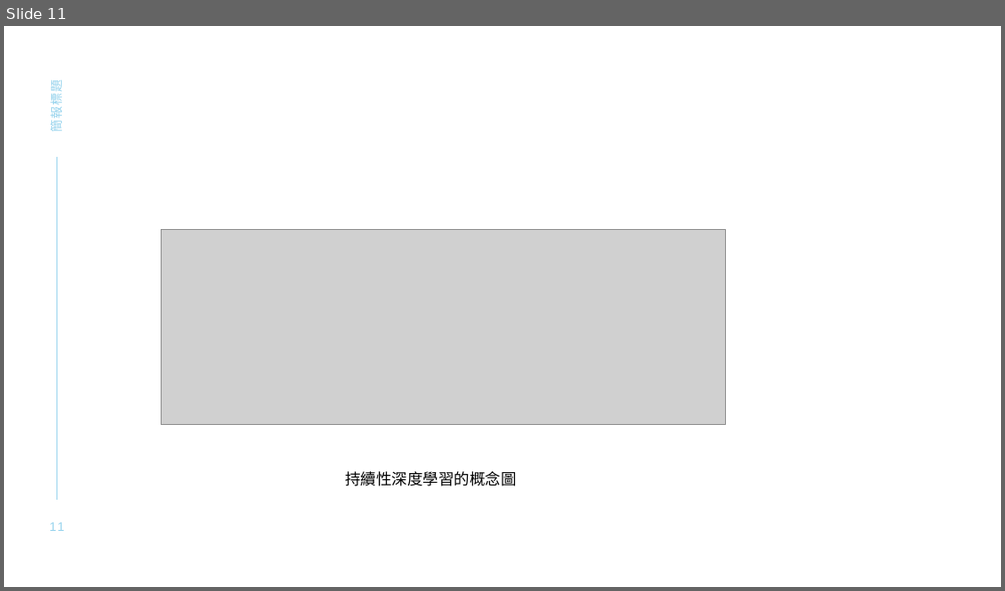
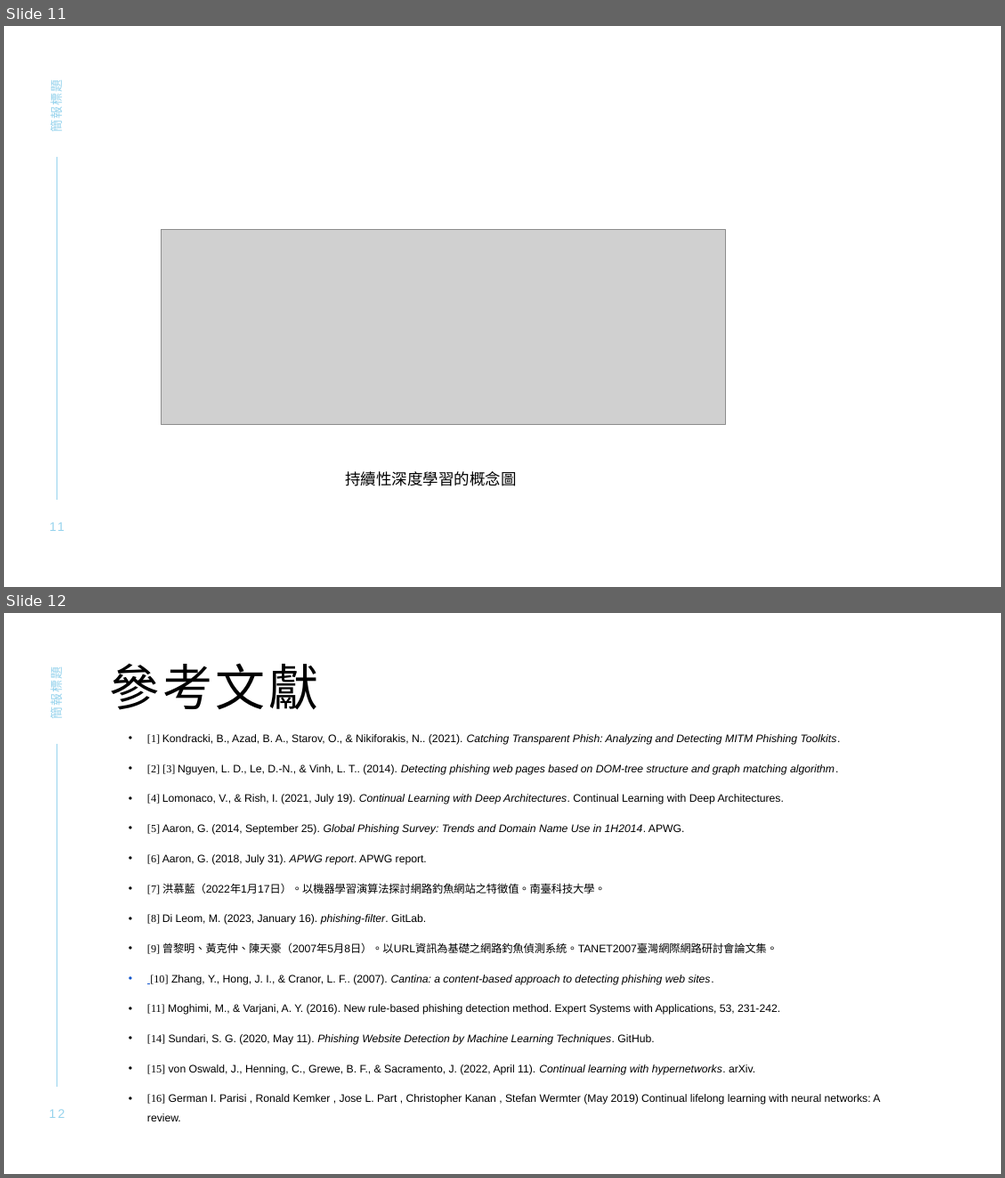
Before and after one commit to ascv0228/Democracy-and-law, a slide deck: 0609/final_report_u.pptx. Shown one above the other, each under a label of ours: slide 11 before the commit, slides 11 and 12 after it. The pictures are 1005x591 and 1005x1178 pixels, drawn with LibreOffice and Linux fonts; fonts in the diff are those of the drawing; grey boxes stand for pictures. Boxes give left, top, right and bottom in pixels: in the first picture for what was removed or moved away, otherwise in the second. Text is boxed around its words. In the diff, an @@ line names an element or a change of style, - is before the commit and + after.

```diff
--- a/0609/final_report_u.pptx
+++ b/0609/final_report_u.pptx
@@ slide 12 added at bbox=[4, 613, 1001, 1174], background #FFFFFF; not listed: 1 template element that a slide beside it also shows @@
@@ title added at bbox=[110, 663, 318, 710], 48 pt, text #000000 @@
+參考文獻
@@ text added at bbox=[47, 671, 65, 718], 12 pt, text #96D3ED @@
+簡報標題
@@ text added at bbox=[147, 734, 880, 1121], 10.5 pt, text #000000 @@
+• [1] Kondracki, B., Azad, B. A., Starov, O., & Nikiforakis, N.. (2021). Catching Transparent Phish: Analyzing and Detecting MITM Phishing Toolkits.
+• [2] [3] Nguyen, L. D., Le, D.-N., & Vinh, L. T.. (2014). Detecting phishing web pages based on DOM-tree structure and graph matching algorithm.
+• [4] Lomonaco, V., & Rish, I. (2021, July 19). Continual Learning with Deep Architectures. Continual Learning with Deep Architectures.
+• [5] Aaron, G. (2014, September 25). Global Phishing Survey: Trends and Domain Name Use in 1H2014. APWG.
+• [6] Aaron, G. (2018, July 31). APWG report. APWG report.
+• [7] 洪慕藍（2022年1月17日）。以機器學習演算法探討網路釣魚網站之特徵值。南臺科技大學。
+• [8] Di Leom, M. (2023, January 16). phishing-filter. GitLab.
+• [9] 曾黎明、黃克仲、陳天豪（2007年5月8日）。以URL資訊為基礎之網路釣魚偵測系統。TANET2007臺灣網際網路研討會論文集。
+• [10] Zhang, Y., Hong, J. I., & Cranor, L. F.. (2007). Cantina: a content-based approach to detecting phishing web sites.
+• [11] Moghimi, M., & Varjani, A. Y. (2016). New rule-based phishing detection method. Expert Systems with Applications, 53, 231-242.
+• [14] Sundari, S. G. (2020, May 11). Phishing Website Detection by Machine Learning Techniques. GitHub.
+• [15] von Oswald, J., Henning, C., Grewe, B. F., & Sacramento, J. (2022, April 11). Continual learning with hypernetworks. arXiv.
+• [16] German I. Parisi , Ronald Kemker , Jose L. Part , Christopher Kanan , Stefan Wermter (May 2019) Continual lifelong learning with neural networks: A review.
@@ page number added at bbox=[49, 1109, 65, 1118], 12 pt, text #96D3ED @@
+12
```
